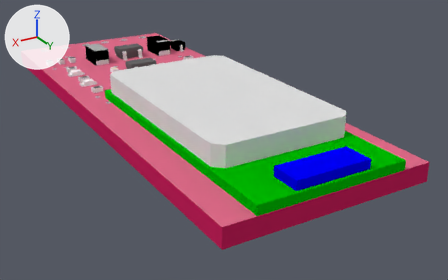
What one commit did to the Blender file products/11378/geometry_edit_blender/BT_Mate_MaKey.blend.
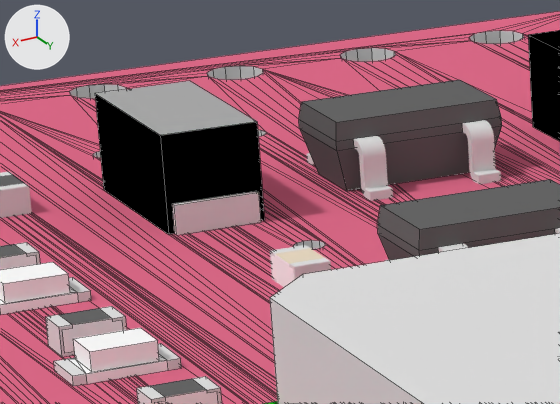
Each version appears first whole from a camera (50 mm lens) standing at (34.3, 74.7, 20.3) and looking at (5.4, 26.7, -3.7), and next in a close-up on the part from 16% to 34% of the width and 11% to 32% of the height. Lighting does not change. The marker at upper left points along +X, +Y and +Z. The close-ups show mesh edges as thin lines.

Names of what the first close-up shows: 'Mesh1 pcbgroup Model', 'Mesh11 LED_0603_1 Model', 'Mesh12 LED_0603_2 Model', 'Mesh15 G_0402_RES2 Model', 'Mesh16 G_0402_RES3 Model', 'Mesh2 EIA3216_1 Model', 'Mesh24 RN41_1 Model', 'Mesh26 Group2 SOT23_5_1 Model', 'Mesh3 EIA3216_2 Model', 'Mesh30 SOT23_5_1 Model', 'Mesh36 SOT23_5_2 Model', 'Mesh5 G_0402_CAP2 Model'.
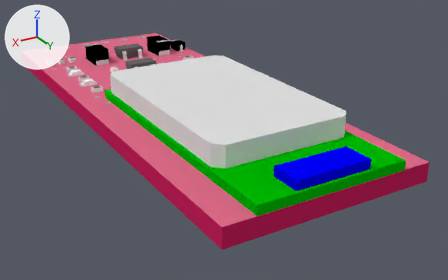
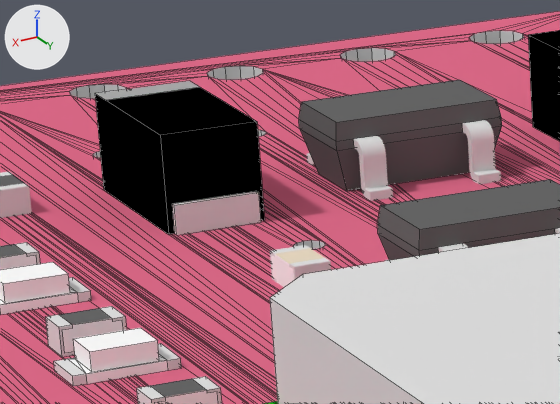
Location of each change, [x1, y1, x2, y2] in pixels of the close-ups (560 x 404 px; the box of a moved part takes in the faces that stretch with it):
part 1 of me_mesh2_eia3216_1_model, moved or reshaped
    both: [95, 81, 257, 235]

What the commit changed:
me_mesh2_eia3216_1_model has 24 vertices, 18 faces and spans x 10.63..12.23, y 0.8..2.4, z -10.49..-7.29.
me_mesh2_eia3216_1_model is used by ob_mesh2_eia3216_1_model.
Verts and faces of me_mesh2_eia3216_1_model; kept vertices keep their numbers, new ones are numbered from 24.
Before the commit, vertices of me_mesh2_eia3216_1_model: 6 (10.63, 2.4, -10.39) at pixel (257, 121), 7 (12.23, 2.4, -10.39) at pixel (160, 135), 8 (12.23, 0.8, -10.39) at pixel (168, 234), 10 (10.63, 0.8, -10.39) at pixel (264, 220), 11 (10.63, 2.4, -7.39) at pixel (189, 80).
Before the commit, vertices of me_mesh2_eia3216_1_model: 12 (12.23, 2.4, -7.39) at pixel (94, 93), 13 (10.63, 0.8, -7.39), 14 (12.23, 0.8, -7.39) at pixel (103, 189).
Part 1, on me_mesh2_eia3216_1_model:
Faces deleted: (7, 12, 14, 8), (6, 10, 13, 11), (6, 11, 12, 7).
New vertex 24 is at (10.63, 2.4, -7.89), pixel (200, 87).
New vertex 25 is at (12.23, 2.4, -7.89), pixel (105, 100).
New faces: (6, 24, 25, 7), (7, 25, 12, 14, 8), (6, 10, 13, 11, 24) (mat_m_0137_black (black #000000)).
New faces: (11, 12, 25, 24) (mat_m_0134_dimgray (grey #acacac)).
